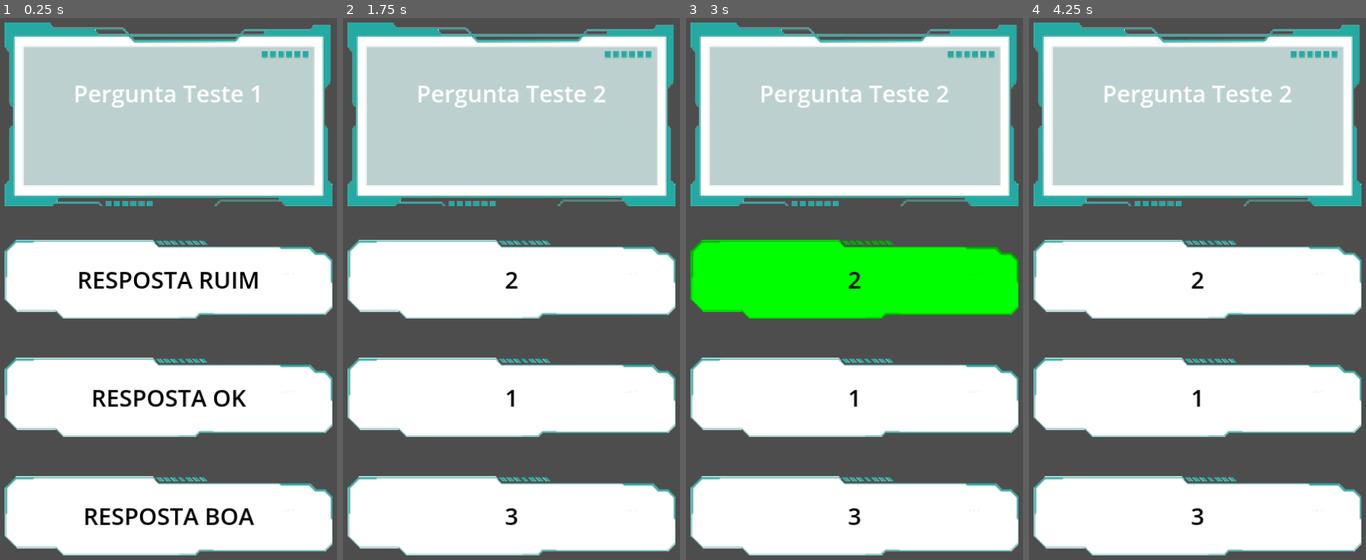
Above: before the commit, frames 1-4 (left to right).
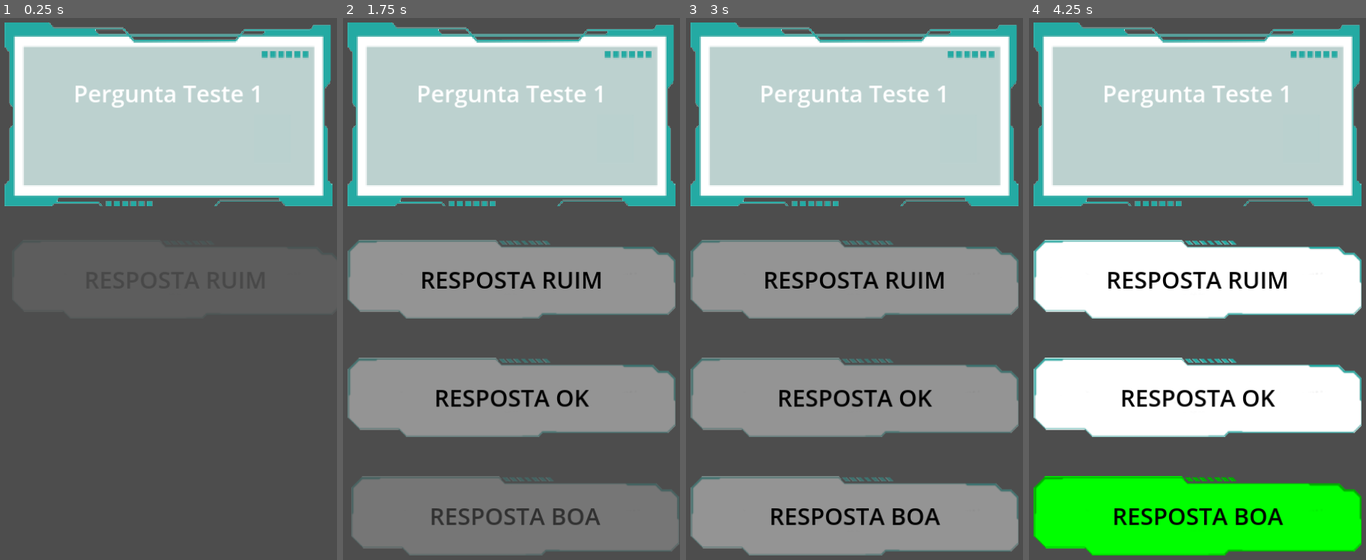
Above: after the commit, the same moments.

Repository: riquerique/Quiz-Light
Game: Godot game, scene res://scenes/main.tscn
Two runs of this game, one before a commit and one after it. Both use one fixed random seed, a clock stepped at 60 frames per second and the inputs below.
Inputs (mouse positions are in pixels of both pictures, inside the frame that each line leads up to):
- Up to frame 1 (0.25 s): no input
- Up to frame 2 (1.75 s): click (511, 278) at 0.5 s, where only the run before the commit has a clickable "RESPOSTA RUIM"; click (511, 516) at 1.25 s, where only the run before the commit has a clickable "RESPOSTA BOA"
- Up to frame 3 (3 s): click (854, 278) at 2 s, where only the run before the commit has a clickable "2"; click (854, 397) at 2.75 s, where only the run before the commit has a clickable "1"
- Up to frame 4 (4.25 s): click "3" (after the commit: "RESPOSTA BOA") at 3.5 s

The runs differ from the first frame. In frame 1, 39% of the frame differs, in the area x 1-99%, y 40-100%; in frame 2, 39%, in the area x 1-100%, y 12-100%; in frame 3, 39%; in frame 4, 15%.

Commit message:
Animação dos botões
Animação dos botões e bloqueio dos botões durantes as animações

Diff:
--- a/scenes/main.tscn
+++ b/scenes/main.tscn
@@ -6,6 +6,164 @@
 [ext_resource type="AudioStream" uid="uid://lggn6mbxvmyc" path="res://Assets/Audio/choice_correct.mp3" id="3_hmoir"]
 [ext_resource type="Texture2D" uid="uid://73ky5ccfd6a8" path="res://Assets/Images/Button.png" id="3_kcbwi"]
 [ext_resource type="AudioStream" uid="uid://di05e7bgj4hps" path="res://Assets/Audio/choice_wrong.mp3" id="4_bikjo"]
+
+[sub_resource type="Animation" id="Animation_1kxgw"]
+resource_name = "fade"
+length = 3.0
+step = 0.033
+tracks/0/type = "value"
+tracks/0/imported = false
+tracks/0/enabled = true
+tracks/0/path = NodePath("Ani/Option_1:position")
+tracks/0/interp = 1
+tracks/0/loop_wrap = true
+tracks/0/keys = {
+"times": PackedFloat32Array(0, 1),
+"transitions": PackedFloat32Array(1, 1),
+"update": 0,
+"values": [Vector2(25, 535), Vector2(6, 535)]
+}
+tracks/1/type = "value"
+tracks/1/imported = false
+tracks/1/enabled = true
+tracks/1/path = NodePath("Ani/Option_2:position")
+tracks/1/interp = 1
+tracks/1/loop_wrap = true
+tracks/1/keys = {
+"times": PackedFloat32Array(0.597962, 1.6),
+"transitions": PackedFloat32Array(1, 1),
+"update": 0,
+"values": [Vector2(25, 787), Vector2(6, 787)]
+}
+tracks/2/type = "value"
+tracks/2/imported = false
+tracks/2/enabled = true
+tracks/2/path = NodePath("Ani/Option_3:position")
+tracks/2/interp = 1
+tracks/2/loop_wrap = true
+tracks/2/keys = {
+"times": PackedFloat32Array(1.12, 2.12),
+"transitions": PackedFloat32Array(1, 1),
+"update": 0,
+"values": [Vector2(25, 1039), Vector2(6, 1039)]
+}
+tracks/3/type = "value"
+tracks/3/imported = false
+tracks/3/enabled = true
+tracks/3/path = NodePath("Ani/Option_1:modulate")
+tracks/3/interp = 1
+tracks/3/loop_wrap = true
+tracks/3/keys = {
+"times": PackedFloat32Array(0, 1.02651, 1.03732),
+"transitions": PackedFloat32Array(1, 1, 1),
+"update": 0,
+"values": [Color(1, 1, 1, 0), Color(1, 1, 1, 1), Color(1, 1, 1, 1)]
+}
+tracks/4/type = "value"
+tracks/4/imported = false
+tracks/4/enabled = true
+tracks/4/path = NodePath("Ani/Option_2:modulate")
+tracks/4/interp = 1
+tracks/4/loop_wrap = true
+tracks/4/keys = {
+"times": PackedFloat32Array(0.6, 1.65),
+"transitions": PackedFloat32Array(1, 1),
+"update": 0,
+"values": [Color(1, 1, 1, 0), Color(1, 1, 1, 1)]
+}
+tracks/5/type = "value"
+tracks/5/imported = false
+tracks/5/enabled = true
+tracks/5/path = NodePath("Ani/Option_3:modulate")
+tracks/5/interp = 1
+tracks/5/loop_wrap = true
+tracks/5/keys = {
+"times": PackedFloat32Array(1.12, 2.17),
+"transitions": PackedFloat32Array(1, 1),
+"update": 0,
+"values": [Color(1, 1, 1, 0), Color(1, 1, 1, 1)]
+}
+
+[sub_resource type="Animation" id="Animation_vjo0e"]
+length = 0.001
+tracks/0/type = "value"
+tracks/0/imported = false
+tracks/0/enabled = true
+tracks/0/path = NodePath("Ani/Option_1:position")
+tracks/0/interp = 1
+tracks/0/loop_wrap = true
+tracks/0/keys = {
+"times": PackedFloat32Array(0),
+"transitions": PackedFloat32Array(1),
+"update": 0,
+"values": [Vector2(25, 535)]
+}
+tracks/1/type = "value"
+tracks/1/imported = false
+tracks/1/enabled = true
+tracks/1/path = NodePath("Ani/Option_2:position")
+tracks/1/interp = 1
+tracks/1/loop_wrap = true
+tracks/1/keys = {
+"times": PackedFloat32Array(0),
+"transitions": PackedFloat32Array(1),
+"update": 0,
+"values": [Vector2(25, 787)]
+}
+tracks/2/type = "value"
+tracks/2/imported = false
+tracks/2/enabled = true
+tracks/2/path = NodePath("Ani/Option_3:position")
+tracks/2/interp = 1
+tracks/2/loop_wrap = true
+tracks/2/keys = {
+"times": PackedFloat32Array(0),
+"transitions": PackedFloat32Array(1),
+"update": 0,
+"values": [Vector2(25, 1039)]
+}
+tracks/3/type = "value"
+tracks/3/imported = false
+tracks/3/enabled = true
+tracks/3/path = NodePath("Ani/Option_1:modulate")
+tracks/3/interp = 1
+tracks/3/loop_wrap = true
+tracks/3/keys = {
+"times": PackedFloat32Array(0),
+"transitions": PackedFloat32Array(1),
+"update": 0,
+"values": [Color(1, 1, 1, 1)]
+}
+tracks/4/type = "value"
+tracks/4/imported = false
+tracks/4/enabled = true
+tracks/4/path = NodePath("Ani/Option_2:modulate")
+tracks/4/interp = 1
+tracks/4/loop_wrap = true
+tracks/4/keys = {
+"times": PackedFloat32Array(0),
+"transitions": PackedFloat32Array(1),
+"update": 0,
+"values": [Color(1, 1, 1, 1)]
+}
+tracks/5/type = "value"
+tracks/5/imported = false
+tracks/5/enabled = true
+tracks/5/path = NodePath("Ani/Option_3:modulate")
+tracks/5/interp = 1
+tracks/5/loop_wrap = true
+tracks/5/keys = {
+"times": PackedFloat32Array(0),
+"transitions": PackedFloat32Array(1),
+"update": 0,
+"values": [Color(1, 1, 1, 1)]
+}
+
+[sub_resource type="AnimationLibrary" id="AnimationLibrary_eoukn"]
+_data = {
+"RESET": SubResource("Animation_vjo0e"),
+"fade": SubResource("Animation_1kxgw")
+}
 
 [sub_resource type="StyleBoxEmpty" id="StyleBoxEmpty_el2jc"]
 
@@ -92,8 +250,16 @@
 grow_vertical = 2
 theme_override_constants/separation = 20
 
-[node name="Option_1" type="Button" parent="Content/Question_Options"]
-layout_mode = 2
+[node name="Ani" type="AnimationPlayer" parent="Content/Question_Options"]
+libraries = {
+"": SubResource("AnimationLibrary_eoukn")
+}
+
+[node name="Option_1" type="Button" parent="Content/Question_Options/Ani"]
+offset_left = 25.0
+offset_top = 535.0
+offset_right = 734.0
+offset_bottom = 767.0
 size_flags_vertical = 3
 theme_override_colors/font_disabled_color = Color(0, 0, 0, 1)
 theme_override_colors/font_hover_pressed_color = Color(0, 0, 0, 1)
@@ -109,8 +275,11 @@
 icon_alignment = 1
 expand_icon = true
 
-[node name="Option_2" type="Button" parent="Content/Question_Options"]
-layout_mode = 2
+[node name="Option_2" type="Button" parent="Content/Question_Options/Ani"]
+offset_left = 25.0
+offset_top = 787.0
+offset_right = 734.0
+offset_bottom = 1019.0
 size_flags_vertical = 3
 theme_override_colors/font_disabled_color = Color(0, 0, 0, 1)
 theme_override_colors/font_hover_pressed_color = Color(0, 0, 0, 1)
@@ -126,8 +295,11 @@
 icon_alignment = 1
 expand_icon = true
 
-[node name="Option_3" type="Button" parent="Content/Question_Options"]
-layout_mode = 2
+[node name="Option_3" type="Button" parent="Content/Question_Options/Ani"]
+offset_left = 25.0
+offset_top = 1039.0
+offset_right = 734.0
+offset_bottom = 1272.0
 size_flags_vertical = 3
 theme_override_colors/font_disabled_color = Color(0, 0, 0, 1)
 theme_override_colors/font_hover_pressed_color = Color(0, 0, 0, 1)
--- a/scripts/Controller/game_controller.gd
+++ b/scripts/Controller/game_controller.gd
@@ -17,10 +17,18 @@
 @onready var question_audio: AudioStreamPlayer = $Content/Question_Info/Question_Assets/Question_Audio
 
 func _ready() -> void:
-	for button in $Content/Question_Options.get_children():
+
+
+	for button in $Content/Question_Options/Ani.get_children():
+		$Content/Question_Options/Ani.play("fade")
+
 		buttons.append(button)
+		button.disabled = true
 	randomize_questions(quiz.theme)
 	load_quiz()
+	await $Content/Question_Options/Ani.animation_finished
+	for button in $Content/Question_Options/Ani.get_children():
+		button.disabled = false
 
 func load_quiz() -> void:
 	if index >= quiz.theme.size():
Not shown: 1 places in scenes/main.tscn that only renumber resources
